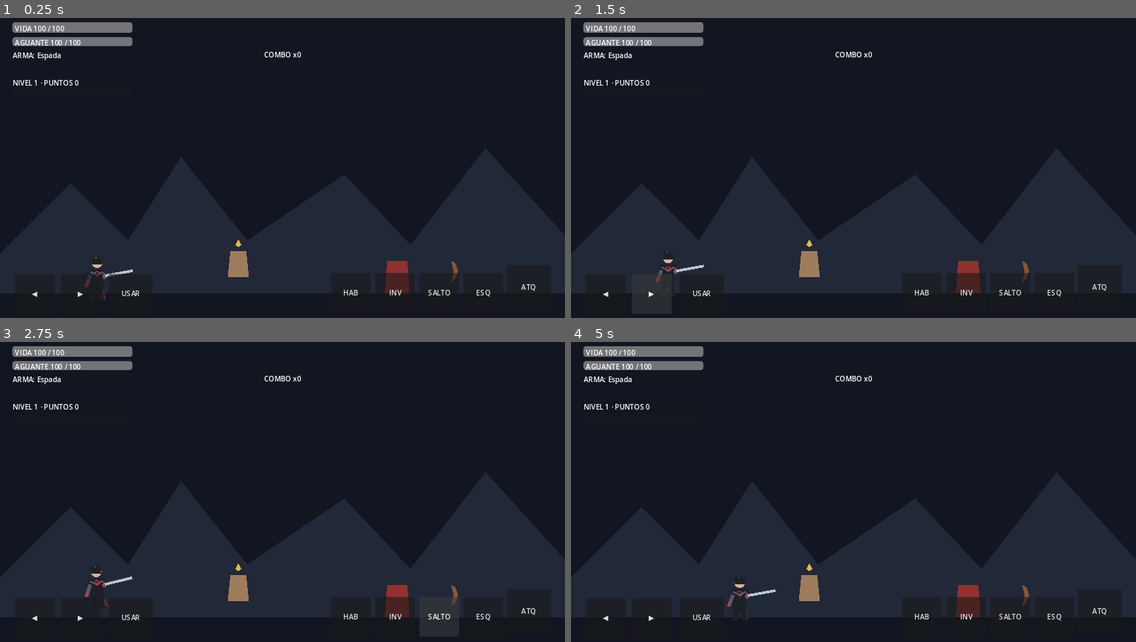
Above: before the commit, frames 1-4 (two rows, left to right).
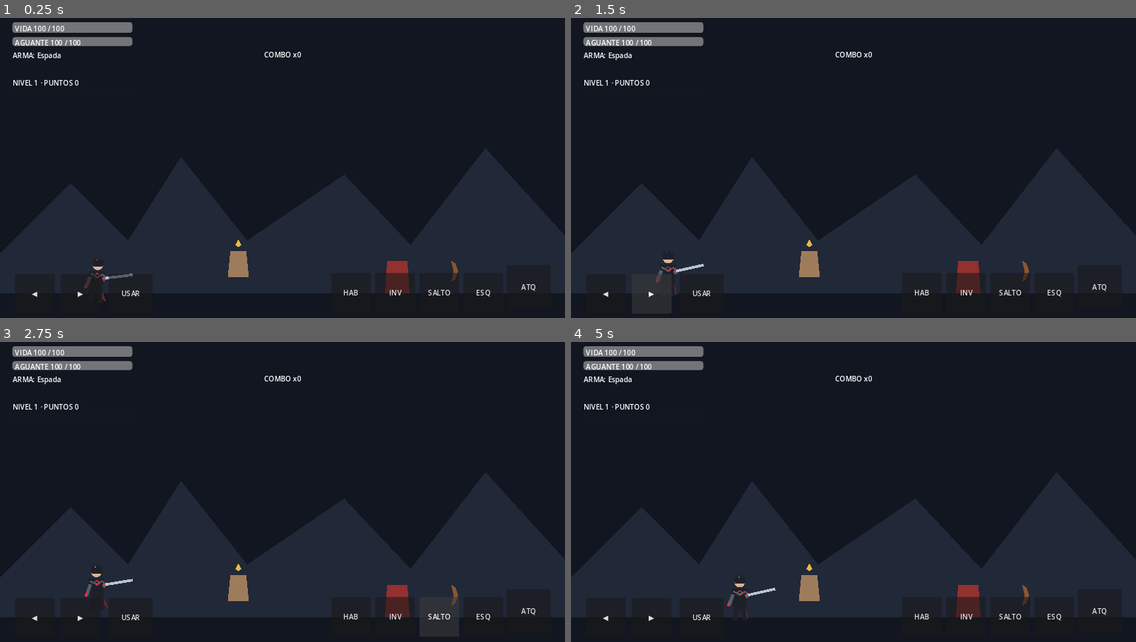
Above: after the commit, the same moments.

Repository: LoloscarPrr/EchoFragment
Game: Godot game, scene res://scenes/main/Main.tscn
The game is run twice, just before and just after one commit, with the same random seed, the same clock (stepped at 60 frames per second) and the same inputs.
Inputs:
- Up to frame 1 (0.25 s): no input
- Up to frame 2 (1.5 s): click "◀" at 0.5 s; click "▶" at 1.25 s
- Up to frame 3 (2.75 s): click "SALTO" at 2 s
- Up to frame 4 (5 s): click "ESQ" at 2.75 s; click "INV" at 3.5 s; click "Cerrar" at 4.25 s

The runs differ from the first frame. In frame 1, 0.2% of the frame differs, in the area x 14-24%, y 79-95%; in frame 2, less than 0.1%; in frame 3, less than 0.1%; in frame 4, less than 0.1%.

Commit message:
feat: drive protagonist proxy with discrete P0 drawings

Diff:
--- a/scripts/player/ProtagonistProxyVisual.gd
+++ b/scripts/player/ProtagonistProxyVisual.gd
@@ -4,63 +4,32 @@
 var anim_state: StringName = &"idle_ready"
 var facing := 1.0
 var state_progress := 0.0
+var drawing_index := 0
 var _time := 0.0
 
 func _process(delta: float) -> void:
 	_time += delta
 	queue_redraw()
 
-func configure(state: StringName, progress: float, direction: float) -> void:
+func configure(state: StringName, progress: float, direction: float, frame_index: int = 0) -> void:
 	anim_state = state
 	state_progress = progress
+	drawing_index = frame_index
 	if direction != 0.0:
 		facing = signf(direction)
 	queue_redraw()
 
 func _draw() -> void:
-	var flip := facing
-	var bob := 0.0
-	var lean := 0.0
-	var crouch := 0.0
-	var sword_angle := -0.18
-	var sword_offset := Vector2(16.0 * flip, -8.0)
-	var coat_swing := 0.0
-
-	match anim_state:
-		&"idle_ready":
-			bob = sin(_time * 4.0) * 1.2
-			coat_swing = sin(_time * 3.2) * 3.0
-		&"run_forward":
-			bob = sin(_time * 12.0) * 3.0
-			lean = 0.14 * flip
-			coat_swing = -10.0 * flip + sin(_time * 12.0) * 4.0
-		&"jump_start":
-			crouch = 10.0
-			lean = 0.10 * flip
-		&"jump_rise":
-			lean = 0.12 * flip
-			coat_swing = -8.0 * flip
-		&"jump_apex":
-			coat_swing = -4.0 * flip
-		&"jump_fall":
-			lean = -0.06 * flip
-			coat_swing = 8.0 * flip
-		&"land_light":
-			crouch = 12.0 * (1.0 - state_progress)
-		&"attack_light":
-			var p := state_progress
-			if p < 0.23:
-				sword_angle = -0.70
-				lean = -0.10 * flip
-			elif p < 0.45:
-				sword_angle = 0.55
-				lean = 0.18 * flip
-			else:
-				sword_angle = lerpf(0.55, -0.18, (p - 0.45) / 0.55)
-			coat_swing = -12.0 * flip
-		&"hit_light":
-			lean = -0.18 * flip
-			crouch = 4.0
+	var flip: float = facing
+	var pose: Dictionary = P0FrameLibrary.pose(anim_state, drawing_index)
+	var bob: float = float(pose.get("bob", 0.0))
+	var lean: float = float(pose.get("lean", 0.0)) * flip
+	var crouch: float = float(pose.get("crouch", 0.0))
+	var sword_angle: float = float(pose.get("sword", -0.22))
+	var coat_swing: float = float(pose.get("coat", 0.0))
+	var reach: float = float(pose.get("reach", 0.0))
+	var stride: float = float(pose.get("stride", 0.0))
+	var sword_offset := Vector2((16.0 + reach) * flip, -8.0)
 
 	position.y = bob
 	rotation = lean
@@ -87,12 +56,12 @@
 
 	# Legs.
 	draw_colored_polygon(PackedVector2Array([
-		Vector2(-13 * flip, 24 + crouch), Vector2(-2 * flip, 24 + crouch),
-		Vector2(-6 * flip, 49 + crouch), Vector2(-17 * flip, 49 + crouch)
+		Vector2((-13 - stride * 0.25) * flip, 24 + crouch), Vector2(-2 * flip, 24 + crouch),
+		Vector2((-6 - stride) * flip, 49 + crouch), Vector2((-17 - stride) * flip, 49 + crouch)
 	]), dark)
 	draw_colored_polygon(PackedVector2Array([
-		Vector2(2 * flip, 24 + crouch), Vector2(13 * flip, 24 + crouch),
-		Vector2(17 * flip, 49 + crouch), Vector2(6 * flip, 49 + crouch)
+		Vector2(2 * flip, 24 + crouch), Vector2((13 + stride * 0.25) * flip, 24 + crouch),
+		Vector2((17 + stride) * flip, 49 + crouch), Vector2((6 + stride) * flip, 49 + crouch)
 	]), dark)
 
 	# Torso armor.
